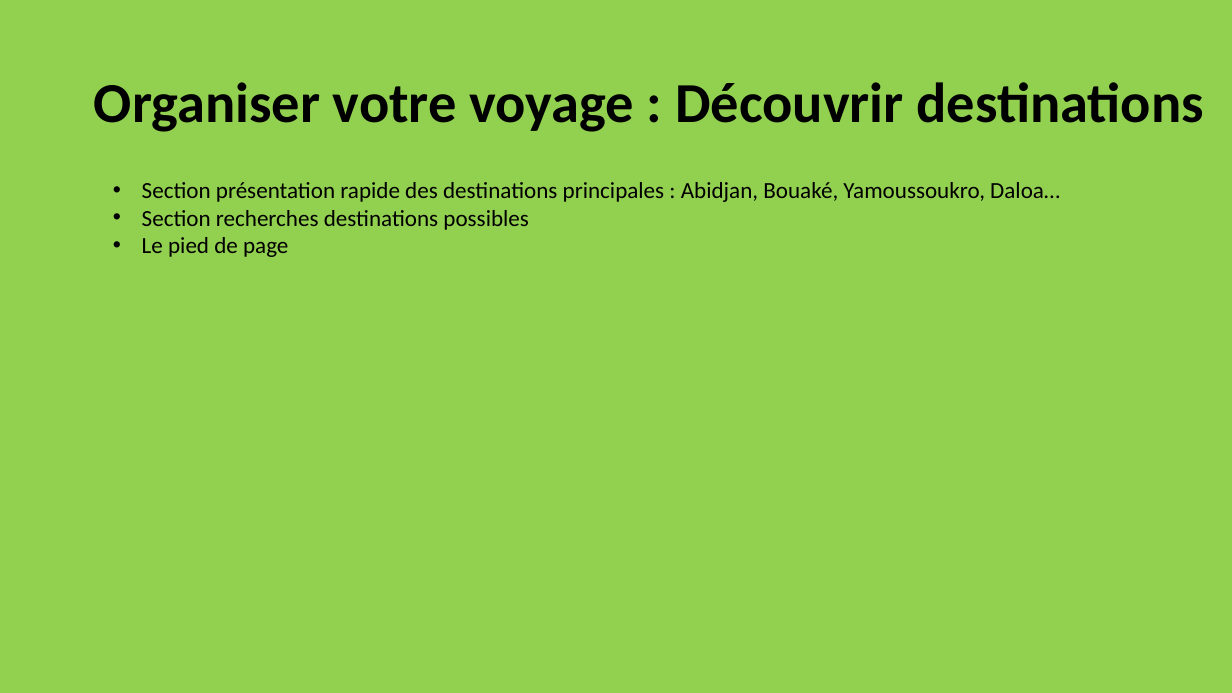
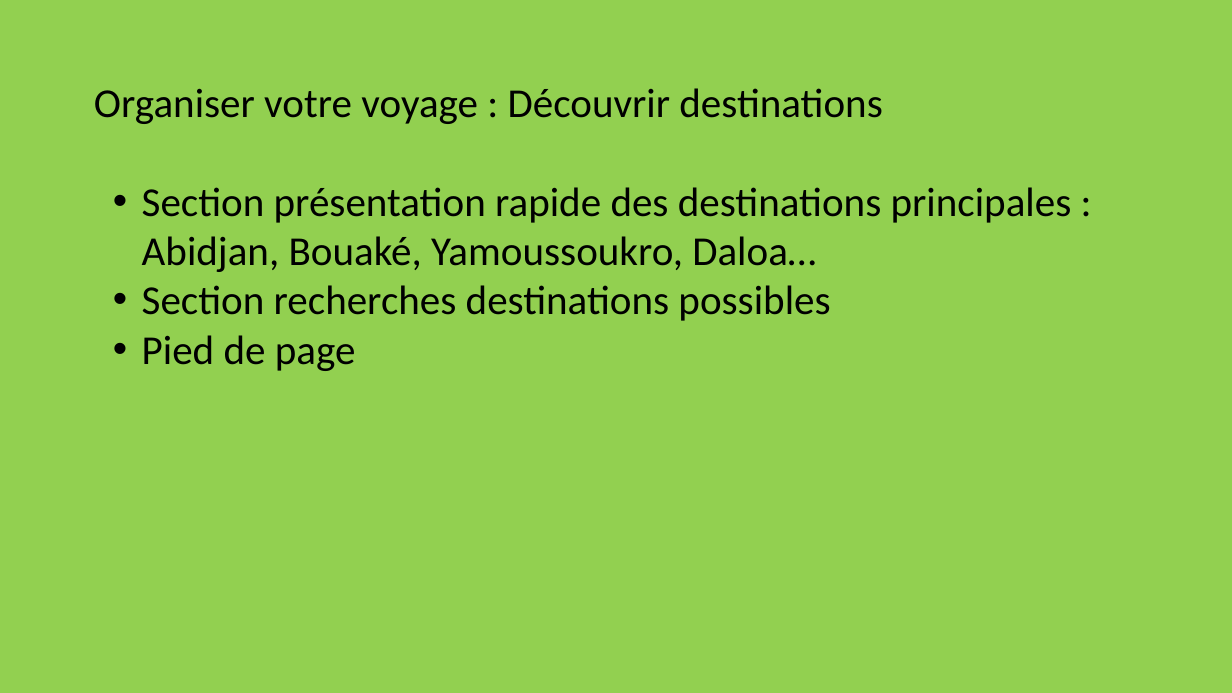
Before and after one commit to Traore-Yao/flash-go-Docs-repo-, a slide deck: slide 4 of plan du site.pptx. Drawn at 1232x693 pixels with LibreOffice and Linux fonts; fonts in the diff are those of the drawing. Boxes give left, top, right and bottom in pixels: in the first picture for what was removed or moved away, otherwise in the second. Text is boxed around its words. In the diff, an @@ line names an element or a change of style, - is before the commit and + after.

```diff
--- a/plan du site.pptx
+++ b/plan du site.pptx
@@ title "Organiser votre voyage : Découvrir ..." at [94,88,882,124]: size 44 to 32 pt, bold off @@
@@ text at [142,187,1072,321]: size 18 to 32 pt @@
@@ text at [142,335,356,371]: text changed; size 18 to 32 pt @@
-• Le pied de page
+• Pied de page
```
Also in this commit, not shown: 11 other slides changed.
